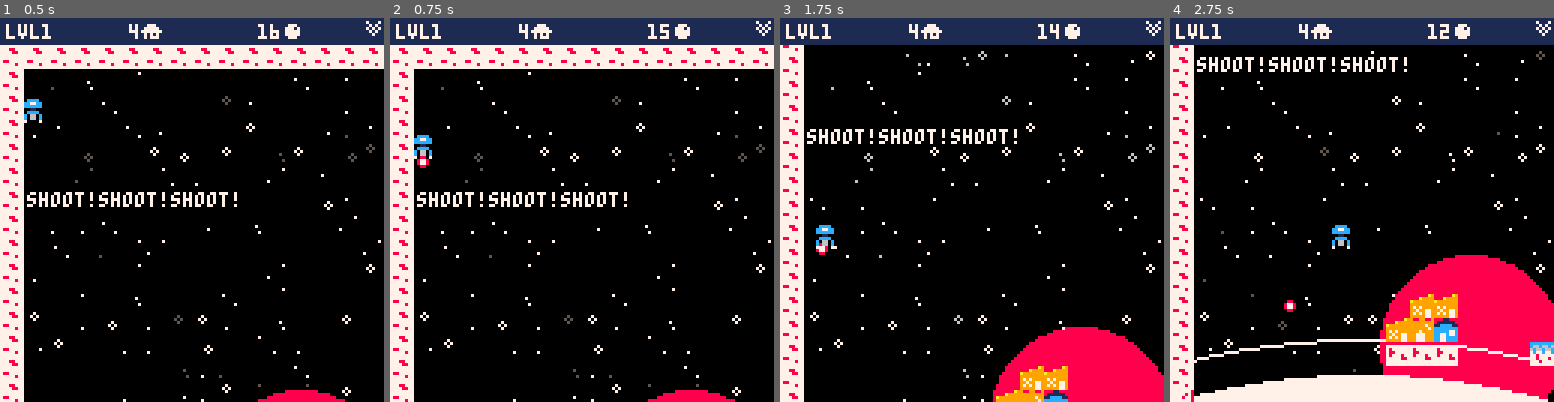
Above: before the commit, frames 1-4 (left to right).
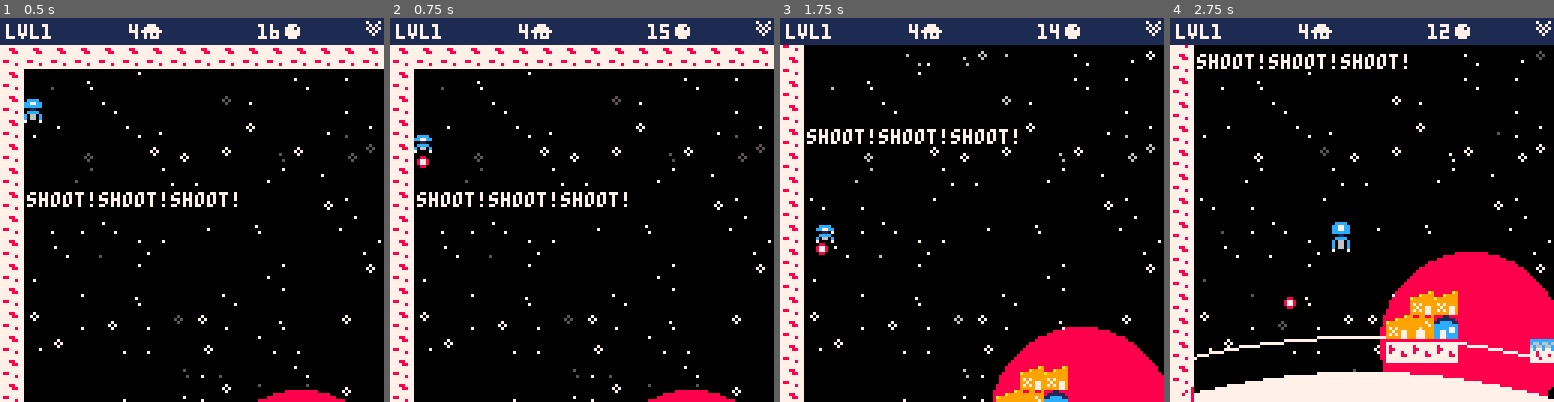
Above: after the commit, the same moments.

Repository: uvehj/Gun-Lander
Game: PICO-8 cartridge gunlander.p8
Same seed, same stepped clock (60 frames per second), same inputs: the game is played once before the commit and once after it.
Inputs:
- Up to frame 1 (0.5 s): tap X (X key) at 0.33 s
- Up to frame 2 (0.75 s): tap O (Z key) at 0.7 s
- Up to frame 3 (1.75 s): tap X (X key) at 1.07 s; hold Right from 1.6 s (still down); tap O (Z key) at 1.7 s
- Up to frame 4 (2.75 s): tap X (X key) at 1.85 s; release Right at 2.1 s; tap O (Z key) at 2.1, 2.5 s; hold Up 2.15-2.42 s; hold Right from 2.47 s (still down)

Frame 1 is identical in both runs. In frame 2, 0.2% of the frame differs, in the area x 6-11%, y 32-37%; in frame 3, 0.2%; in frame 4, 5.8%, in the area x 0-100%, y 7-100%.

Commit message:
Bounce bounce
Added bounce animation when shooting
Update hitbox according to stage of the animation
Added max speed for horizontal movement
Updated bullet hitbox so that they "get into" whatever they are hitting

Diff:
--- a/gunlander.p8
+++ b/gunlander.p8
@@ -25,6 +25,7 @@
     ship.s = 0
     ship.sx = 0
     ship.sy = 0
+    ship.ac = 0
     ship.crashed = 0
     load_level(1,false)
     init_background()
@@ -93,7 +94,7 @@
     if level.number != 0 then
         draw_map()
         foreach(bullets, draw_object)
-        draw_object(ship)
+        draw_ship()
         if level.fail != 0 then
             draw_restart()
         end
@@ -107,6 +108,22 @@
 --o.s is the sprite of the object
 function draw_object(o)
     spr(o.s,o.x - camx,o.y+9-camy)
+end
+function draw_ship()
+    if ship.ac >= 7 then --two frames of squash
+        sspr(0,0,6,8,ship.x - camx,ship.y+9-camy,6,6)
+        ship.h = 6 --update hitbox
+    elseif ship.ac < 5 and ship.ac > 0 then --four frames of stretch
+        sspr(0,0,6,8,ship.x - camx,ship.y+9-camy,6,10)
+        ship.h = 10
+    else --normal sprite for 2 frames in the middle as a bridge, and
+        sspr(0,0,6,8,ship.x - camx,ship.y+9-camy,6,8)
+        ship.h = 8
+    end
+    if ship.ac > 0 then --reset animation counter
+        ship.ac -= 1 * (30/fps) --should be fps agnostic, untested on values other than 30
+    end
+
 end
 --draw map relative to the camera position
 --the first 8 pixels on the top of the screen are for the ui
@@ -327,15 +344,17 @@
             level.ammo[3] -= 1
             y = -80
             spawn_bullet(ship)
+            ship.ac = 8
         end
     end
     update_speed_move(ship, x, y)
     ship.sx = ship.sx * (1-(0.2/fps)) --drag
+    ship.sx = max(min(ship.sx,4),-4)  --control ludicrous speeds
 end
 --s is the ship object that spawns the bullet
 function spawn_bullet(s)
     local b = {}
-    b.h = 4
+    b.h = 2
     b.w = 4
     b.s = 1
     b.x = s.x + (s.w/2) - (b.w/2)
